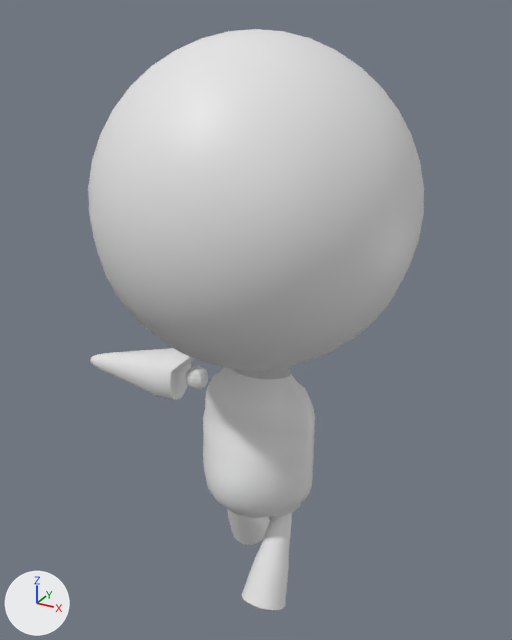
What one commit did to the OBJ model res/models/planetHead/exp_5.obj.
Both versions are drawn from a 50 mm lens placed at (3.52, -6.42, 8.14), pointed at (-0.12, 0.19, 4.83). Every picture has the same lights, and +X, +Y and +Z are marked at lower left. Where no turn or scale is listed for an object, it has been applied to the vertices.

Names of what the first picture shows: 'exp_5'.
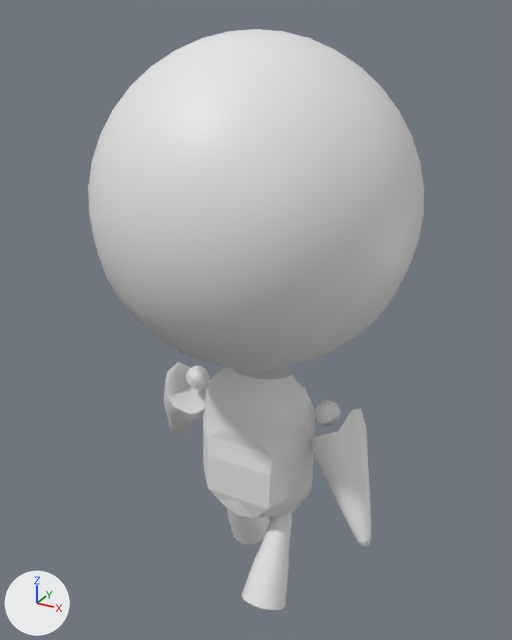
Diff of the bpy script that builds the scene:
```diff
--- a/res/models/planetHead/exp_5.obj.py
+++ b/res/models/planetHead/exp_5.obj.py
@@ me_exp_5 @@
 # used by ob_exp_5; location = (0.0, 0.0, 0.0)
-me_exp_5.from_pydata(...)  # 1316 vertices, 2608 faces; spans x -2.41..1.72, y -1.74..1.7, z 1.33..7.96
+me_exp_5.from_pydata(...)  # 1438 vertices, 2844 faces; spans x -1.72..1.72, y -1.74..1.7, z 1.33..7.96
+# me_exp_5 part 1: the loose piece of 90 vertices spanning x -2.41..-0.92, y -0.29..0.37, z 3.59..4.25 is multiplied about its middle by the matrix ((0.432, 0.251, -0.866), (-0.503, 0.865, 0.0), (0.749, 0.435, 0.5)), then moved by (0.41, 0.3, -0.61)
+# me_exp_5 part 2: the loose piece of 58 vertices spanning x -1.05..-0.76, y -0.05..0.24, z 3.77..4.07 is copied, and the copy is multiplied about its middle by the matrix ((-0.432, -0.251, 0.866), (0.503, -0.865, 0.0), (0.749, 0.435, 0.5)), then moved by (1.77, -0.01, 0.01); it spans x 0.72..1.02, y -0.05..0.23, z 3.79..4.07
+# me_exp_5 part 3: the loose piece of 90 vertices spanning x -2.41..-0.92, y -0.29..0.37, z 3.59..4.25 is copied, and the copy is multiplied about its middle by the matrix ((-0.432, -0.251, 0.866), (0.503, -0.865, 0.0), (0.749, 0.435, 0.5)), then moved by (2.9, -0.2, -0.61); it spans x 0.71..1.62, y -0.42..0.39, z 2.64..4.06
+# me_exp_5 part 4
+# 92 vertices are removed from x -1.05..0.41, y -0.7..0.51, z 2.6..4.07
+# 210 faces are deleted
+# 13 vertices in x -0.23..0.21, y 0.51..0.54, z 2.92..3.4 move by (0.0, 0.0, -0.23)
+# 66 vertices are added at x -1.04..0.29, y -0.46..0.51, z 2.64..4.07
+# 158 new faces join them
```

Location of each change, (x1, y1, x2, y2) in pixels of the pictures (512 x 640 px; the box of a moved part takes in the faces that stretch with it):
part 1 of me_exp_5, moved or reshaped: before (90, 348, 195, 400); after (164, 362, 210, 434)
part 2 of me_exp_5, added: after (315, 400, 340, 426)
part 3 of me_exp_5, added: after (311, 408, 371, 547)
part 4 of me_exp_5, moved or reshaped: (186, 366, 288, 518) in both
